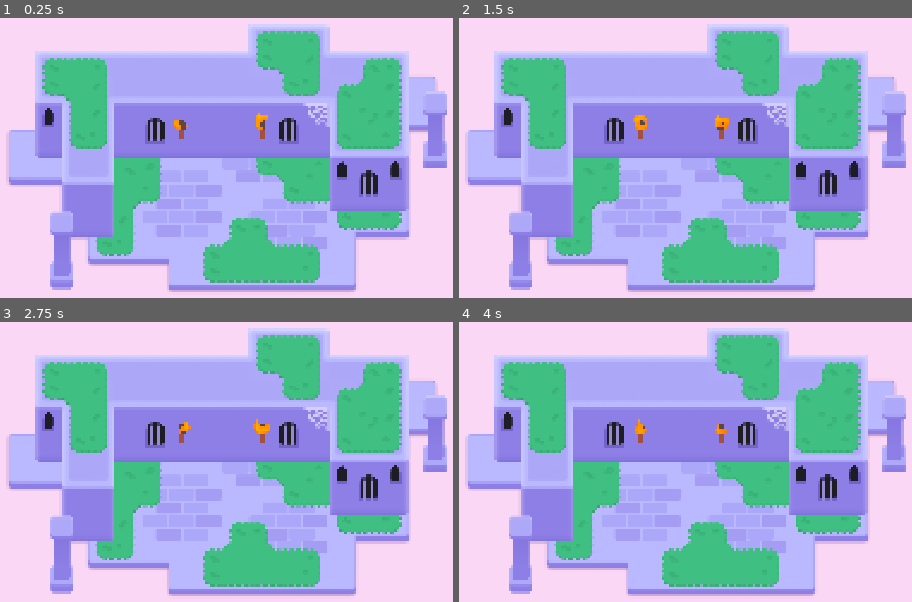
Above: before the commit, frames 1-4 (two rows, left to right).
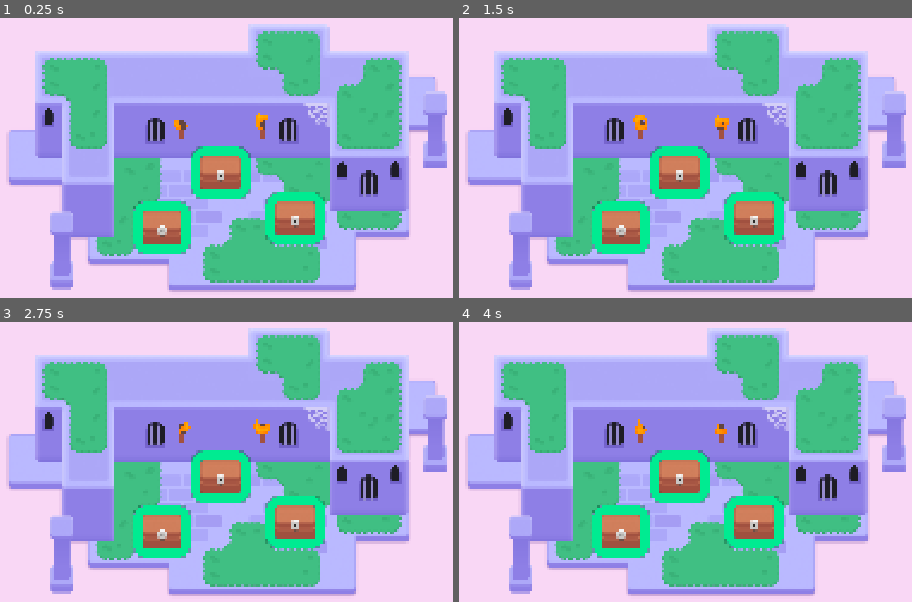
Above: after the commit, the same moments.

Repository: lulrp30/M6Looting
Game: Godot game, scene res://lessons/mini_dungeon.tscn
Same seed, same stepped clock (60 frames per second), same inputs: the game is played once before the commit and once after it.
Inputs (mouse positions are in pixels of both pictures, inside the frame that each line leads up to):
- Up to frame 1 (0.25 s): no input
- Up to frame 2 (1.5 s): tap Enter at 0.5 s; move the mouse to (857, 152) at 0.52 s; hold D (move_right) 0.53-1.28 s; tap Z at 0.6, 1.35 s; click (857, 152) at 0.67 s; tap Space at 0.77 s; move the mouse to (522, 197) at 1.27 s; hold S (move_down) from 1.28 s (still down); click (522, 197) at 1.42 s
- Up to frame 3 (2.75 s): tap Space at 1.52 s; move the mouse to (303, 380) at 2.02 s; release S (move_down) at 2.03 s; hold D (move_right) from 2.03 s (still down); tap Z at 2.1 s; click (303, 380) at 2.17 s
- Up to frame 4 (4 s): move the mouse to (640, 568) at 2.77 s; release D (move_right) at 2.78 s; hold W (move_up) 2.78-3.53 s; tap Z at 2.85, 3.6 s; click (640, 568) at 2.92 s; tap Space at 3.02, 3.77 s; move the mouse to (outside the picture) at 3.52 s; hold A (move_left) from 3.53 s (still down); click (outside the picture) at 3.67 s

The runs differ from the first frame. In frame 1, 7.1% of the frame differs, in the area x 29-72%, y 45-85%; in frame 2, 7.1%; in frame 3, 7.1%; in frame 4, 7.1%.

Commit message:
M6L2/3 completed
M6L2/3 completed

Diff:
--- /dev/null
+++ b/lessons/chest/chest.gd
@@ -0,0 +1,20 @@
+extends Area2D
+
+@onready var canvas_group: CanvasGroup = $CanvasGroup
+
+
+func _ready() -> void:
+	canvas_group.material.set_shader_parameter("Line_thickness", 3.0)
+	mouse_entered.connect(_on_mouse_entered)
+	mouse_exited.connect(_on_mouse_exited)
+
+func set_outline_thickness(new_thickness: float) -> void:
+	canvas_group.material.set_shader_parameter("line_thickness", new_thickness)
+
+func _on_mouse_entered() -> void:
+	var tween := create_tween()
+	tween.tween_method(set_outline_thickness, 3.0, 6.0, 0.08)
+
+func _on_mouse_exited() -> void:
+	var tween := create_tween()
+	tween.tween_method(set_outline_thickness, 6.0, 3.0, 0.08)
--- /dev/null
+++ b/lessons/chest/chest.tscn
@@ -0,0 +1,42 @@
+[gd_scene load_steps=8 format=3 uid="uid://b27yxfpkfvoha"]
+
+[ext_resource type="Shader" uid="uid://lio2wmbue2of" path="res://lessons/chest/group_outline.gdshader" id="1_12as2"]
+[ext_resource type="Script" uid="uid://ct2mll12nooce" path="res://lessons/chest/chest.gd" id="1_65g6b"]
+[ext_resource type="Texture2D" uid="uid://c3hwsm5ugp8qw" path="res://lessons/chest/bottom.png" id="1_bkc6q"]
+[ext_resource type="Texture2D" uid="uid://bnem1cahhoxdk" path="res://lessons/chest/top.png" id="2_12as2"]
+[ext_resource type="Texture2D" uid="uid://bu2jin246nel5" path="res://lessons/chest/lock.png" id="3_65g6b"]
+
+[sub_resource type="ShaderMaterial" id="ShaderMaterial_65g6b"]
+resource_local_to_scene = true
+shader = ExtResource("1_12as2")
+shader_parameter/line_color = Color(0, 0.92156863, 0.5686275, 1)
+shader_parameter/line_thickness = 4.0
+shader_parameter/viewport_scale = Vector2(1, 1)
+
+[sub_resource type="RectangleShape2D" id="RectangleShape2D_bkc6q"]
+size = Vector2(92, 79)
+
+[node name="Chest" type="Area2D"]
+script = ExtResource("1_65g6b")
+
+[node name="CanvasGroup" type="CanvasGroup" parent="."]
+self_modulate = Color(1, 1, 1, 0.26666668)
+material = SubResource("ShaderMaterial_65g6b")
+
+[node name="Bottom" type="Sprite2D" parent="CanvasGroup"]
+self_modulate = Color(1, 1, 1, 0.9843137)
+texture = ExtResource("1_bkc6q")
+
+[node name="Top" type="Sprite2D" parent="CanvasGroup"]
+self_modulate = Color(1, 1, 1, 0.9843137)
+position = Vector2(0, -16)
+texture = ExtResource("2_12as2")
+
+[node name="Lock" type="Sprite2D" parent="CanvasGroup"]
+self_modulate = Color(1, 1, 1, 0.9843137)
+texture = ExtResource("3_65g6b")
+
+[node name="CollisionShape2D" type="CollisionShape2D" parent="."]
+visible = false
+position = Vector2(0, -6.5)
+shape = SubResource("RectangleShape2D_bkc6q")
--- a/lessons/mini_dungeon.tscn
+++ b/lessons/mini_dungeon.tscn
@@ -6,6 +6,7 @@
 [ext_resource type="Texture2D" uid="uid://c1rgncfgjxefj" path="res://assets/dungeon/pillar.png" id="4_gq228"]
 [ext_resource type="Texture2D" uid="uid://l0y1k1obencd" path="res://assets/dungeon/spider_web.png" id="5_ywba7"]
 [ext_resource type="PackedScene" uid="uid://eundh35r605v" path="res://assets/torch/torch.tscn" id="6_fokey"]
+[ext_resource type="PackedScene" uid="uid://b27yxfpkfvoha" path="res://lessons/chest/chest.tscn" id="7_jj8kc"]
 
 [sub_resource type="TileSetAtlasSource" id="TileSetAtlasSource_6s4s5"]
 texture = ExtResource("1_sym7n")
@@ -321,3 +322,12 @@
 mouse_filter = 2
 color = Color(0.977546, 0.842183, 0.960847, 1)
 metadata/_edit_lock_ = true
+
+[node name="Chest" parent="." instance=ExtResource("7_jj8kc")]
+position = Vector2(573, 236)
+
+[node name="Chest2" parent="." instance=ExtResource("7_jj8kc")]
+position = Vector2(432, 368)
+
+[node name="Chest3" parent="." instance=ExtResource("7_jj8kc")]
+position = Vector2(752, 345)
--- a/project.godot
+++ b/project.godot
@@ -1,3 +1,11 @@
+; Engine configuration file.
+; It's best edited using the editor UI and not directly,
+; since the parameters that go here are not all obvious.
+;
+; Format:
+;   [section] ; section goes between []
+;   param=value ; assign values to parameters
+
 config_version=5
 
 [application]
@@ -6,6 +14,11 @@
 run/main_scene="res://lessons/mini_dungeon.tscn"
 config/features=PackedStringArray("4.5", "Forward Plus")
 config/icon="res://icon_looting.png"
+
+[autoload]
+
+UITestPanel="*res://addons/gdpractice/tester/ui_test_panel.tscn"
+Metadata="*res://addons/gdpractice/practice_solutions/metadata.gd"
 
 [display]
 
Not shown, added: lessons/chest/chest.gd.uid
Binary file added: lessons/lock.png
Not shown, added: lessons/lock.png.import
Not shown: 1 places in lessons/mini_dungeon.tscn that only renumber resources
Binary file added: lessons/top.png
Not shown, added: lessons/top.png.import
Not shown, added: practices/L3.P1.hover_the_balloon/balloon_hover.gd.uid
Not shown, changed: practices/L3.P1.hover_the_balloon/balloon_tail.png.import
Not shown, changed: practices/L3.P1.hover_the_balloon/balloon_top.png.import
Not shown, added: practices/L3.P1.hover_the_balloon/group_outline.gdshader.uid
Not shown, added: practices/L3.P2.sting_the_balloon/balloon_sting.gd.uid
Not shown, changed: practices/L3.P2.sting_the_balloon/balloon_tail.png.import
(and 20 more such lines)
